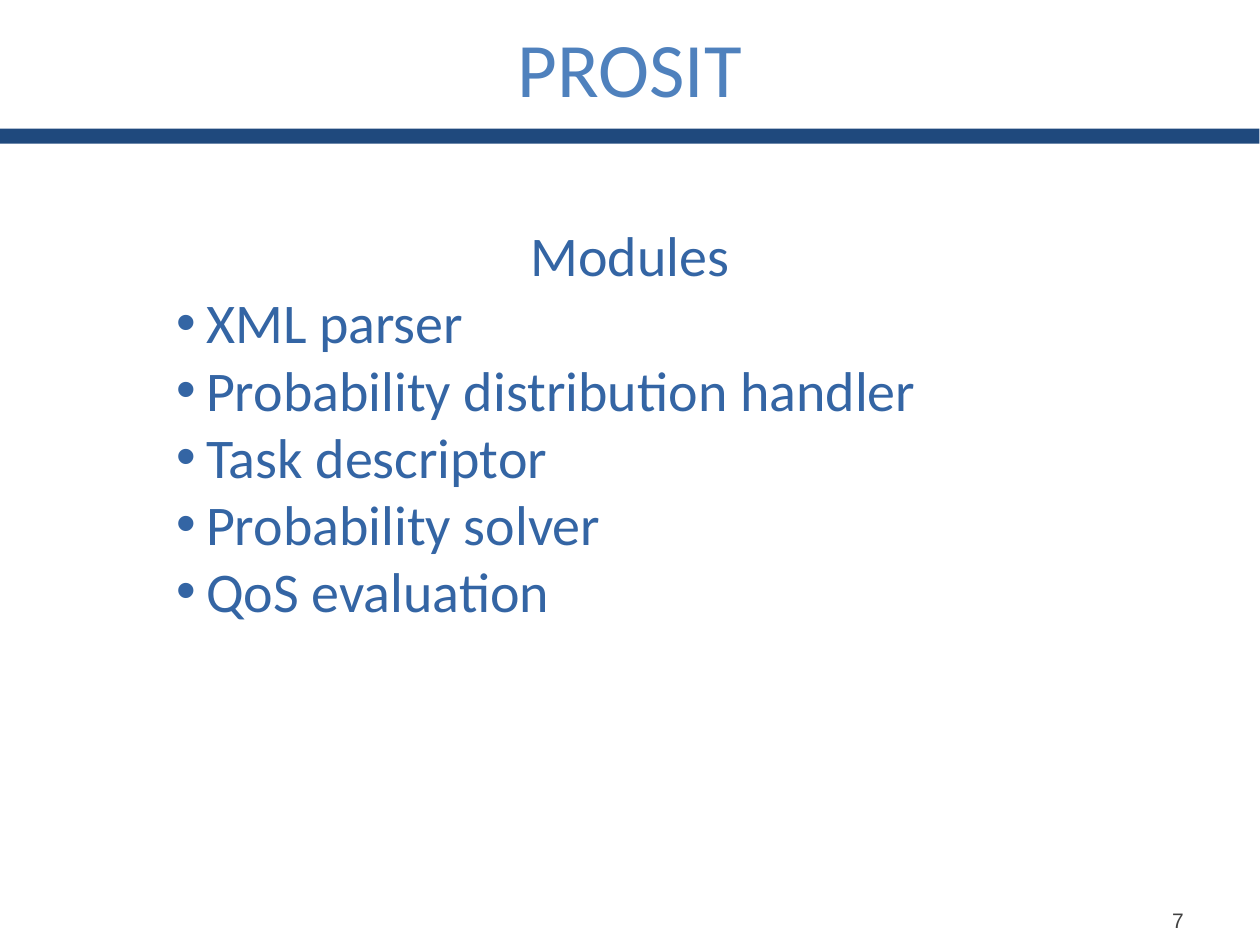
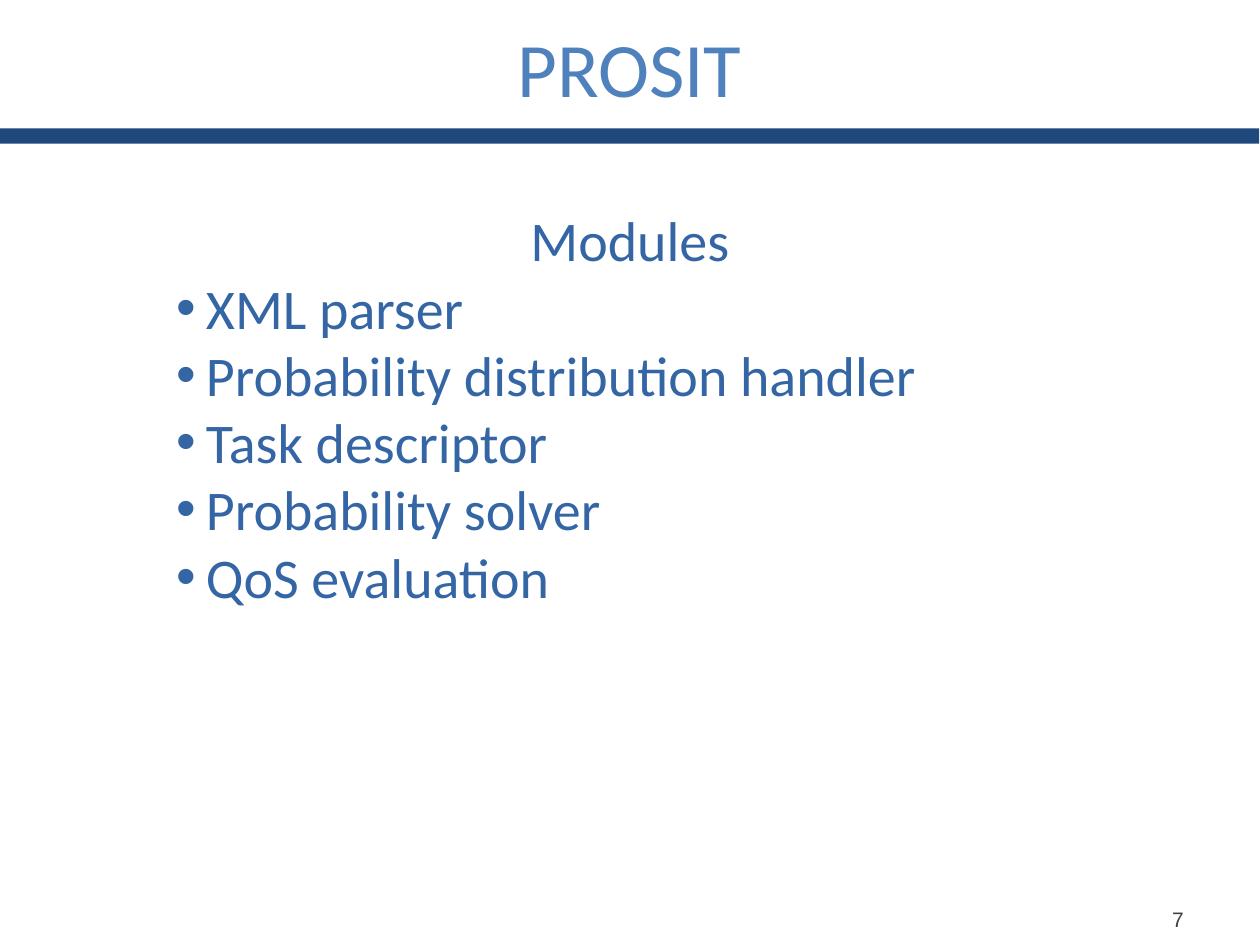
Before and after one commit to GianlucaBortoli/bachelorThesis, a slide deck: slide 8 of slides/slides.pptx. Drawn at 1260x945 pixels with LibreOffice and Linux fonts; fonts in the diff are those of the drawing. Boxes give left, top, right and bottom in pixels: in the first picture for what was removed or moved away, otherwise in the second. Text is boxed around its words. In the diff, an @@ line names an element or a change of style, - is before the commit and + after.

```diff
--- a/slides/slides.pptx
+++ b/slides/slides.pptx
@@ text "Modules": place and size @@
-text "Modules" at <box>206,237,915,620</box>
+text "Modules" at <box>206,222,915,606</box>
```
Also in this commit, not shown: 6 other slides changed, 8 other files.
